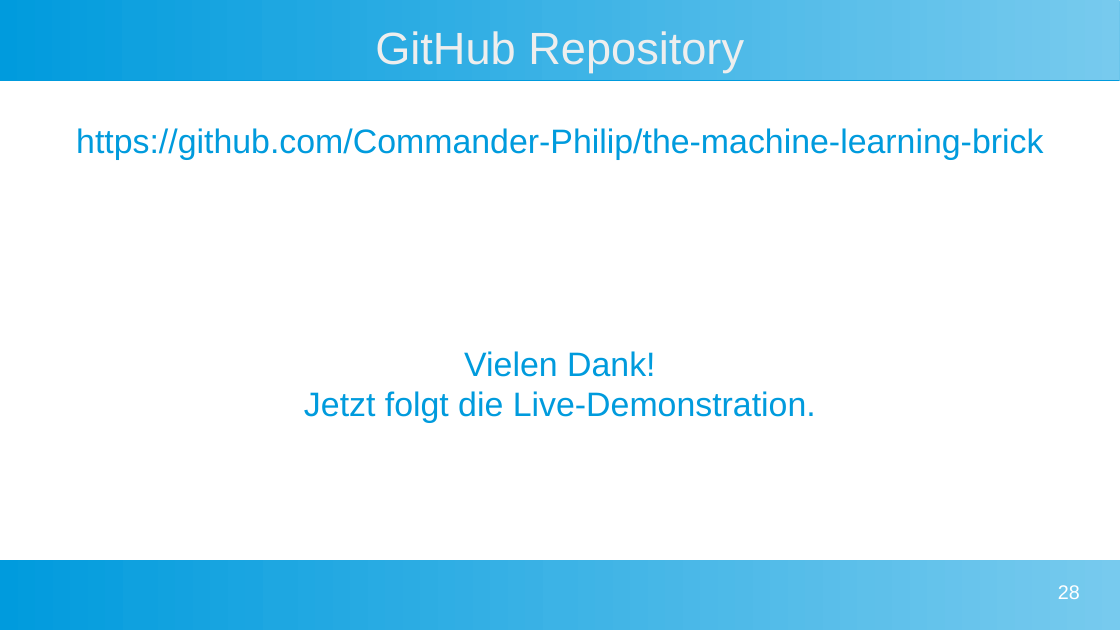
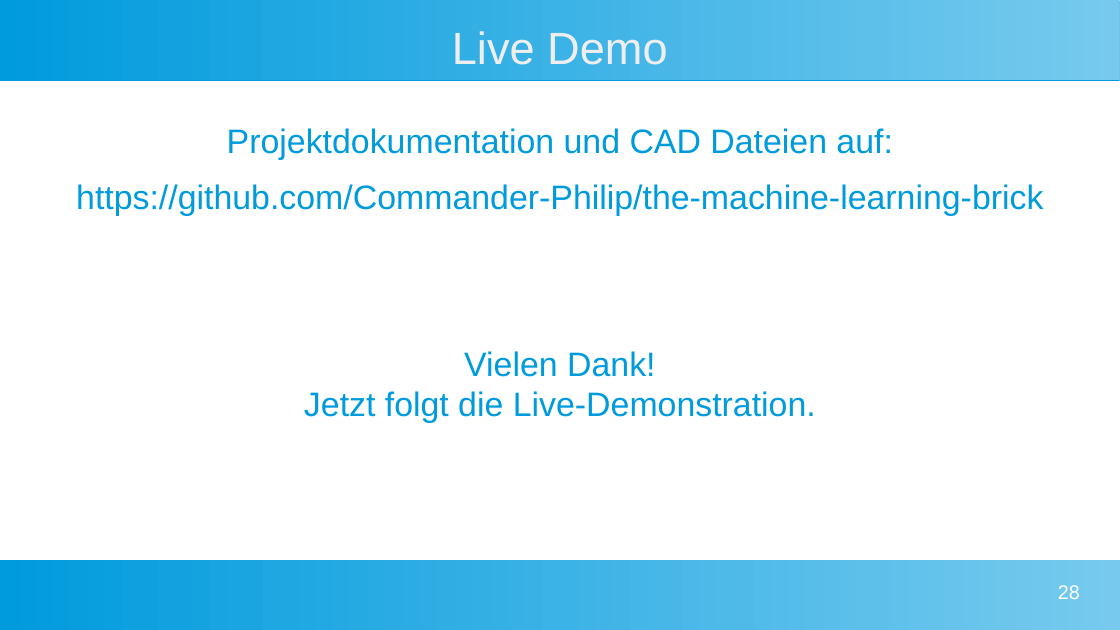
Before and after one commit to Commander-Philip/the-machine-learning-brick, a slide deck: slide 28 of docs/Präsentation.odp. Drawn at 1120x630 pixels with LibreOffice and Linux fonts; fonts in the diff are those of the drawing. Boxes give left, top, right and bottom in pixels: in the first picture for what was removed or moved away, otherwise in the second. Text is boxed around its words. In the diff, an @@ line names an element or a change of style, - is before the commit and + after.

```diff
--- a/docs/Präsentation.odp
+++ b/docs/Präsentation.odp
@@ title at [452, 31, 667, 65]: text changed @@
-GitHub Repository
+Live Demo
@@ text at [227, 128, 892, 160]: paragraph added @@
+Projektdokumentation und CAD Dateien auf:
```
Also in this commit, not shown: 2 other slides changed.
